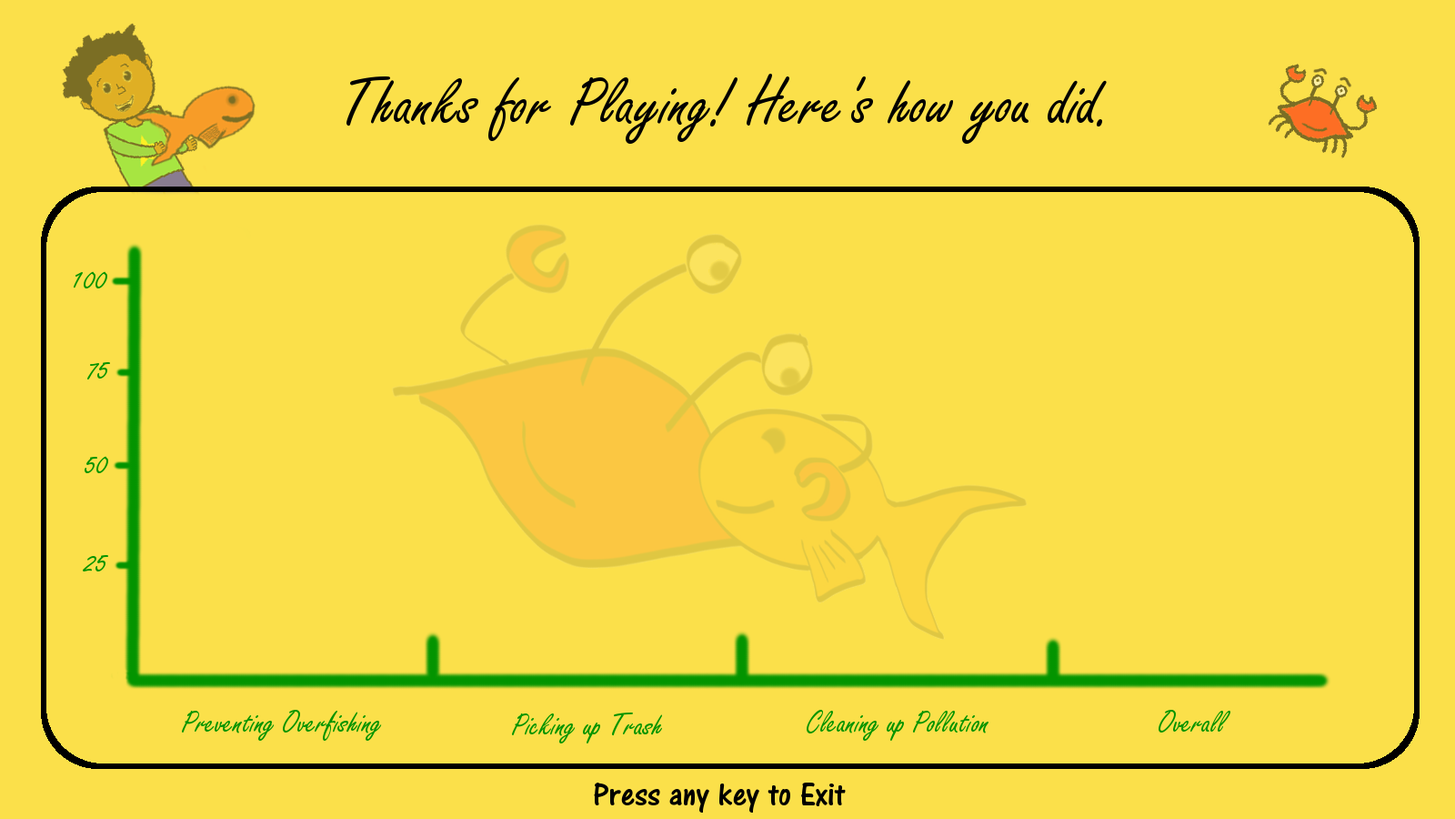
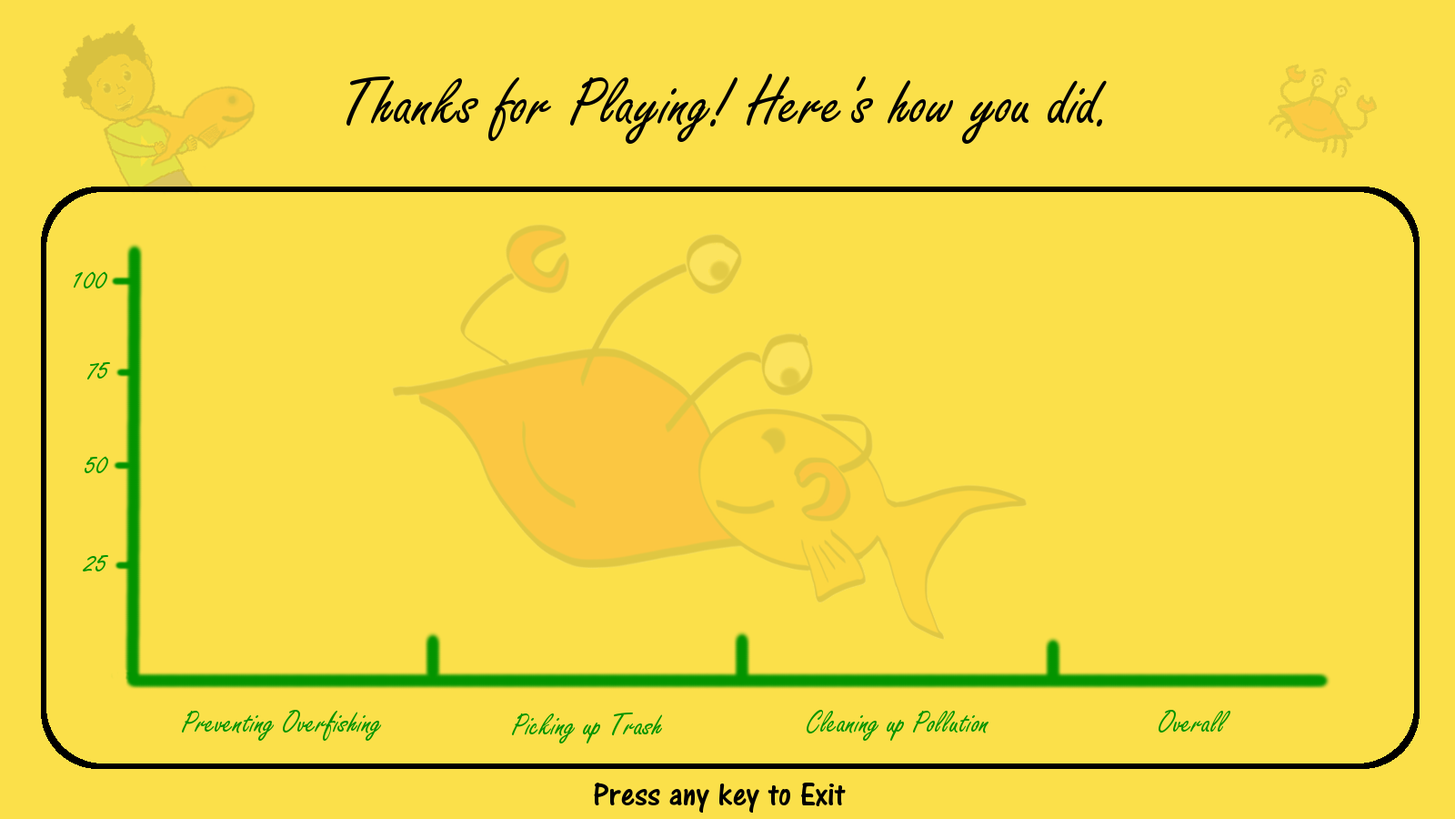
Before/after of a (1455, 819) layered artwork. What changed in the layer stack:
"crabsprite(150x150).png": opacity 51% → 10% over 1267, 63, 1379, 159
"HumanNoFish.png": opacity 51% → 14% over 61, 22, 256, 195
